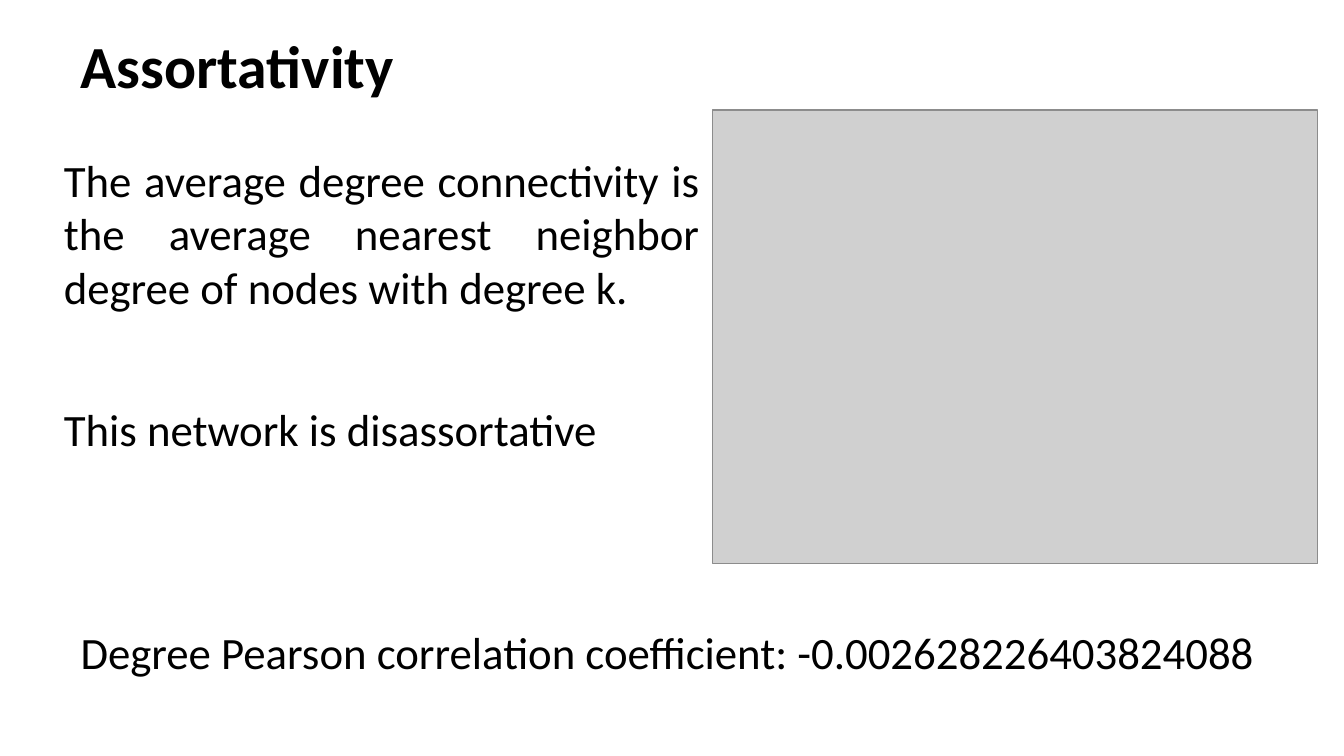
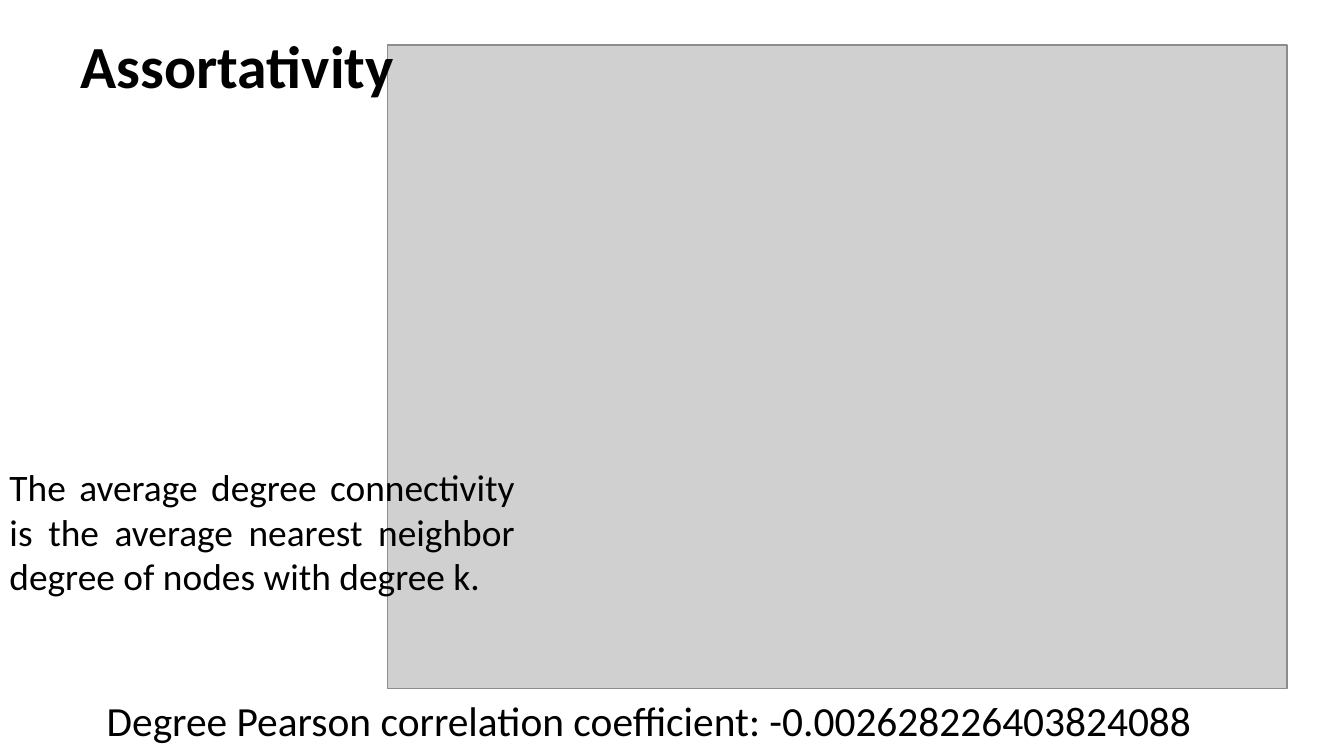
Before and after one commit to JessikaSmith/Complex-System-Simulation, a slide deck: slide 10 of Project/Coursework_ip.pptx (slide 11 before the commit). Drawn at 1344x756 pixels with LibreOffice and Linux fonts; fonts in the diff are those of the drawing; grey boxes stand for pictures. Boxes give left, top, right and bottom in pixels: in the first picture for what was removed or moved away, otherwise in the second. Text is boxed around its words. In the diff, an @@ line names an element or a change of style, - is before the commit and + after.

Commit message:
Add additional images and presentation

```diff
--- a/Project/Coursework_ip.pptx
+++ b/Project/Coursework_ip.pptx
@@ picture added at (387,46,1286,689) @@
@@ picture removed at (712,110,1317,564) @@
@@ text removed at (64,415,597,447) @@
-This network is disassortative
@@ text "The average degree connectivity is ...": place and size @@
-text "The average degree connectivity is ..." at (64,166,699,312)
+text "The average degree connectivity is ..." at (9,470,514,600)
@@ text "The average degree connectivity is ..." at (9,470,514,600): size 24 to 20 pt @@
@@ text "Degree Pearson correlation coefficient: -0.00262822640382408 ...": place and size @@
-text "Degree Pearson correlation coefficient: -0.00262822640382408 ..." at (81,638,1253,677)
+text "Degree Pearson correlation coefficient: -0.00262822640382408 ..." at (107,707,1190,743)
@@ text "Degree Pearson correlation coefficient: -0.00262822640382408 ..." at (107,707,1190,743): size 24 to 22.2 pt @@
```
Also in this commit, not shown: 4 other slides changed, 5 slides added, 3 slides removed, 15 other files.
